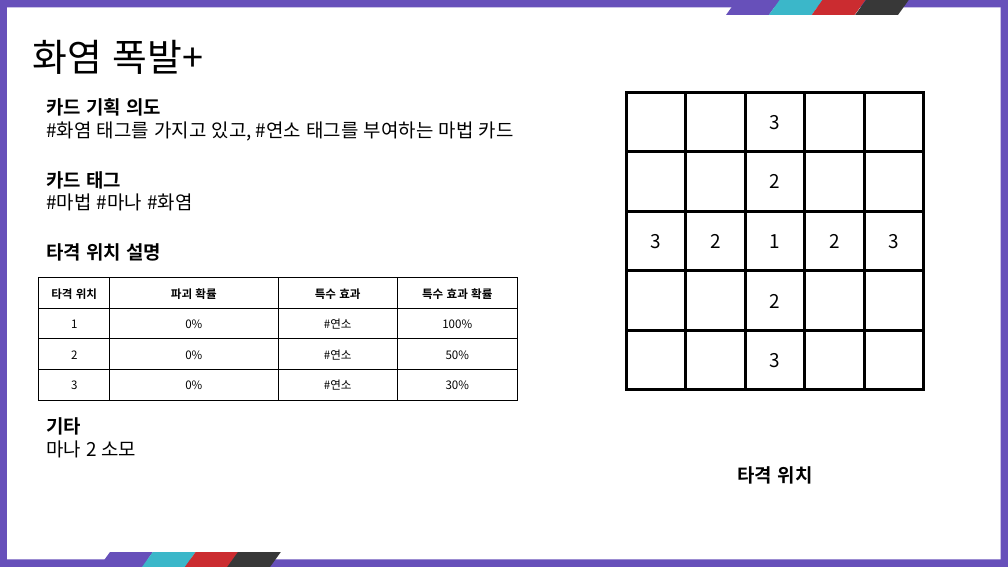
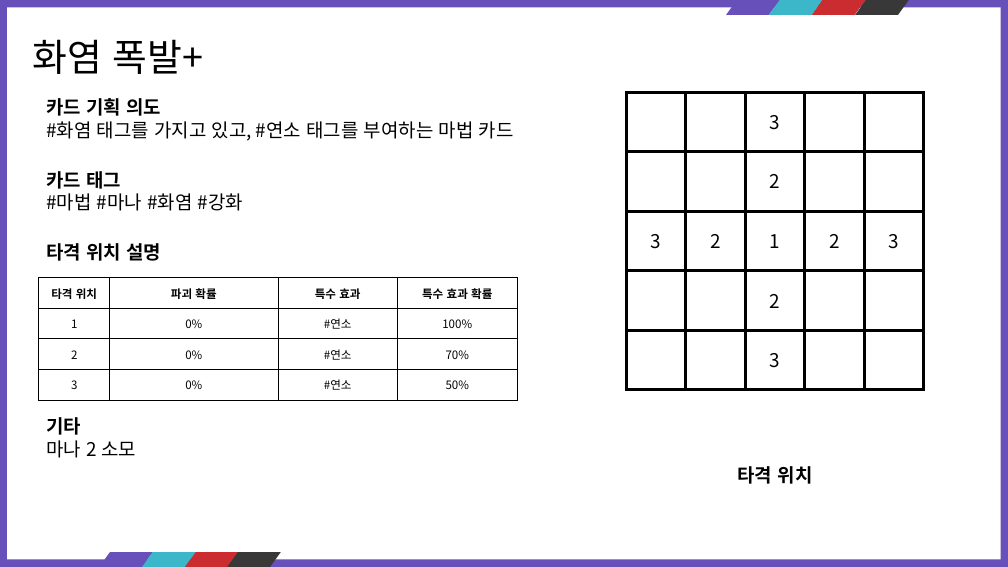
Before and after one commit to kauthor/FluffyDisdog, a slide deck: slide 33 of Plan/기획서/마법사.pptx. Drawn at 1008x567 pixels with LibreOffice and Linux fonts; fonts in the diff are those of the drawing. Boxes give left, top, right and bottom in pixels: in the first picture for what was removed or moved away, otherwise in the second. Text is boxed around its words. In the diff, an @@ line names an element or a change of style, - is before the commit and + after.

```diff
--- a/Plan/기획서/마법사.pptx
+++ b/Plan/기획서/마법사.pptx
@@ text at bbox=[46, 193, 243, 211]: text changed @@
-#마법 #마나 #화염
+#마법 #마나 #화염 #강화
@@ table at bbox=[39, 278, 517, 400] @@
-row 3, column 4: 50%
+row 3, column 4: 70%
-row 4, column 4: 30%
+row 4, column 4: 50%
```
Also in this commit, not shown: 16 other slides changed, 13 slides added.
